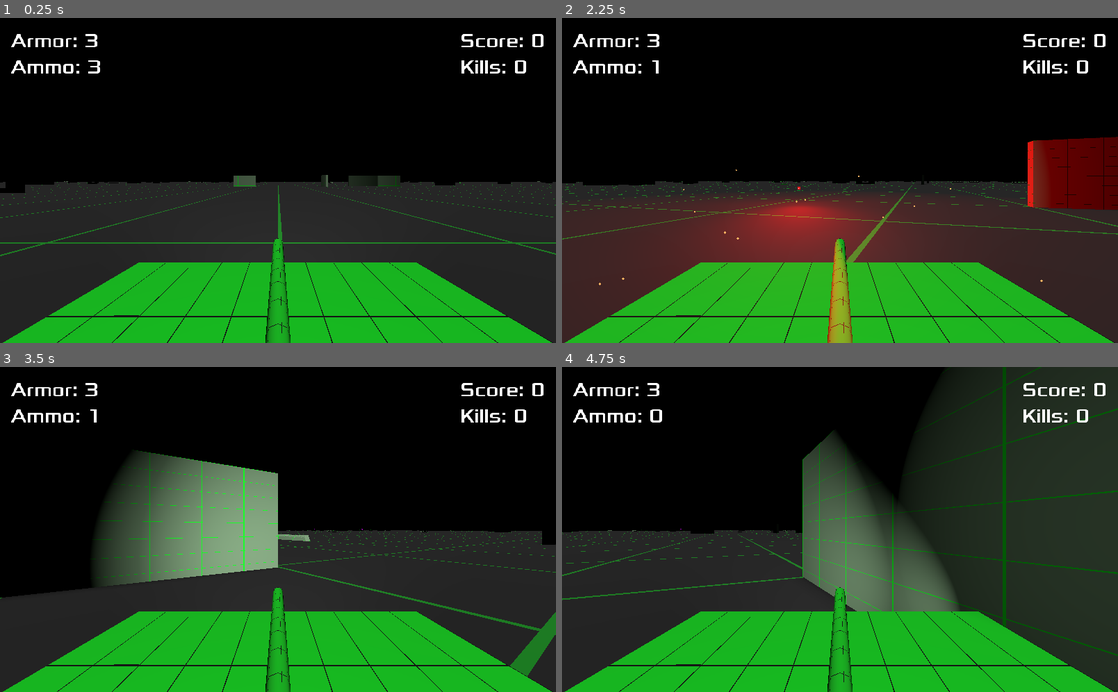
Above: before the commit, frames 1-4 (two rows, left to right).
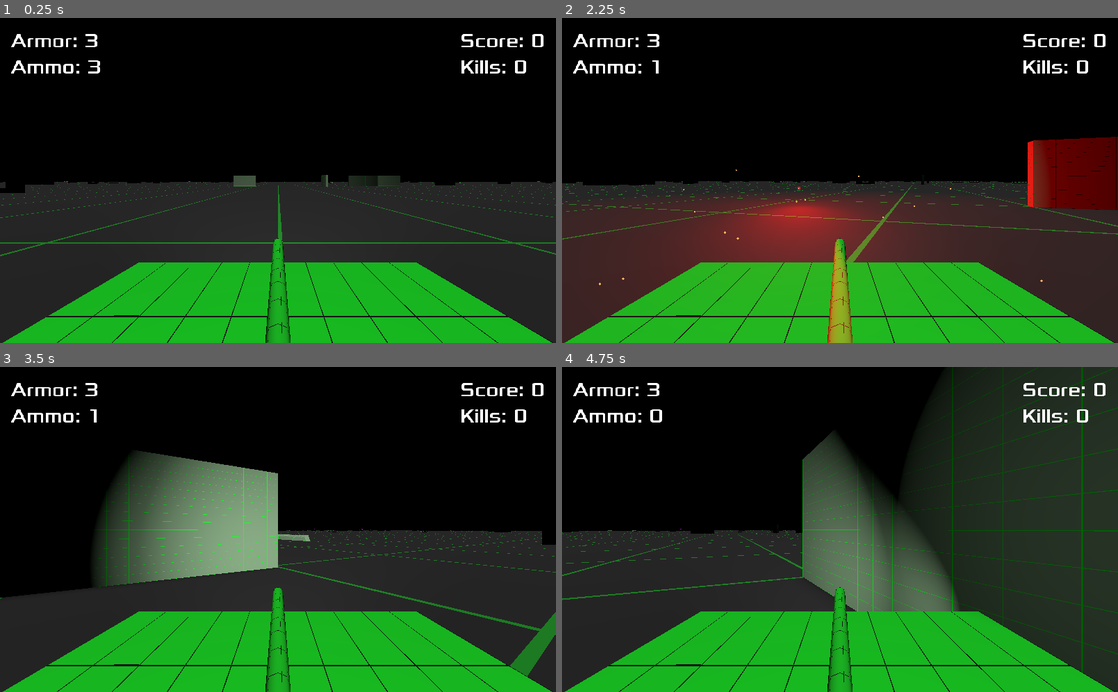
Above: after the commit, the same moments.

Repository: Kromey/spectre
Game: Godot game, scene res://Main.tscn
Two runs of this game, one before a commit and one after it. Both use one fixed random seed, a clock stepped at 60 frames per second and the inputs below.
Inputs:
- Up to frame 1 (0.25 s): no input
- Up to frame 2 (2.25 s): hold D (movement_right) 0.53-1.28 s; hold Space (action_shoot) 0.53-1.28 s; hold S (movement_backward) 1.28-2.03 s; tap Space (action_shoot) at 1.35 s; hold D (movement_right) from 2.03 s (still down); hold Space (action_shoot) from 2.03 s (still down)
- Up to frame 3 (3.5 s): release D (movement_right) at 2.78 s; release Space (action_shoot) at 2.78 s; hold W (movement_forward) from 2.78 s (still down); tap Space (action_shoot) at 2.85 s
- Up to frame 4 (4.75 s): release W (movement_forward) at 3.53 s; hold Space (action_shoot) 3.53-4.28 s; hold A (movement_left) from 3.53 s (still down); tap Space (action_shoot) at 4.35 s

The runs differ from the first frame. In frame 1, less than 0.1% of the frame differs, in the area x 42-72%, y 48-52%; in frame 2, 0.3%; in frame 3, 0.7%; in frame 4, 2.7%, in the area x 43-100%, y 0-95%.

Commit message:
Update wall, windowed wall meshes

Diff:
--- a/obstacles/Wall.tscn
+++ b/obstacles/Wall.tscn
@@ -1,13 +1,9 @@
-[gd_scene load_steps=4 format=2]
+[gd_scene load_steps=3 format=2]
 
 [ext_resource path="res://materials/Obstacles.material" type="Material" id=1]
 
 [sub_resource type="BoxShape" id=1]
 extents = Vector3( 1, 0.5, 0.1 )
-
-[sub_resource type="CubeMesh" id=3]
-material = ExtResource( 1 )
-size = Vector3( 2, 1, 0.2 )
 
 [node name="Wall" type="StaticBody"]
 
@@ -15,7 +11,13 @@
 transform = Transform( 1, 0, 0, 0, 1, 0, 0, 0, 1, 0, 0.5, 0 )
 shape = SubResource( 1 )
 
-[node name="MeshInstance" type="MeshInstance" parent="."]
+[node name="CSGCombiner" type="CSGCombiner" parent="."]
+
+[node name="CSGBox" type="CSGBox" parent="CSGCombiner"]
 transform = Transform( 1, 0, 0, 0, 1, 0, 0, 0, 1, 0, 0.5, 0 )
-mesh = SubResource( 3 )
-material/0 = null
+height = 1.0
+depth = 0.2
+material = ExtResource( 1 )
+__meta__ = {
+"_editor_description_": ""
+}
--- a/obstacles/WindowedWall.tscn
+++ b/obstacles/WindowedWall.tscn
@@ -27,26 +27,15 @@
 shape = SubResource( 2 )
 
 [node name="CSGCombiner" type="CSGCombiner" parent="."]
+transform = Transform( 1, 0, 0, 0, 1, 0, 0, 0, 1, 0, 0.5, 0 )
 material_override = ExtResource( 1 )
 
-[node name="Bottom" type="CSGBox" parent="CSGCombiner"]
-transform = Transform( 1, 0, 0, 0, 1, 0, 0, 0, 1, 0, 0.1, 0 )
-height = 0.2
+[node name="Wall" type="CSGBox" parent="CSGCombiner"]
+height = 1.0
 depth = 0.2
 
-[node name="Top" type="CSGBox" parent="CSGCombiner"]
-transform = Transform( 1, 0, 0, 0, 1, 0, 0, 0, 1, 0, 0.9, 0 )
-height = 0.2
-depth = 0.2
-
-[node name="Left" type="CSGBox" parent="CSGCombiner"]
-transform = Transform( 1, 0, 0, 0, 1, 0, 0, 0, 1, -0.7, 0.5, 0 )
-width = 0.6
+[node name="Window" type="CSGBox" parent="CSGCombiner"]
+operation = 2
+width = 0.8
 height = 0.6
 depth = 0.2
-
-[node name="Right" type="CSGBox" parent="CSGCombiner"]
-transform = Transform( 1, 0, 0, 0, 1, 0, 0, 0, 1, 0.7, 0.5, 0 )
-width = 0.6
-height = 0.6
-depth = 0.2
